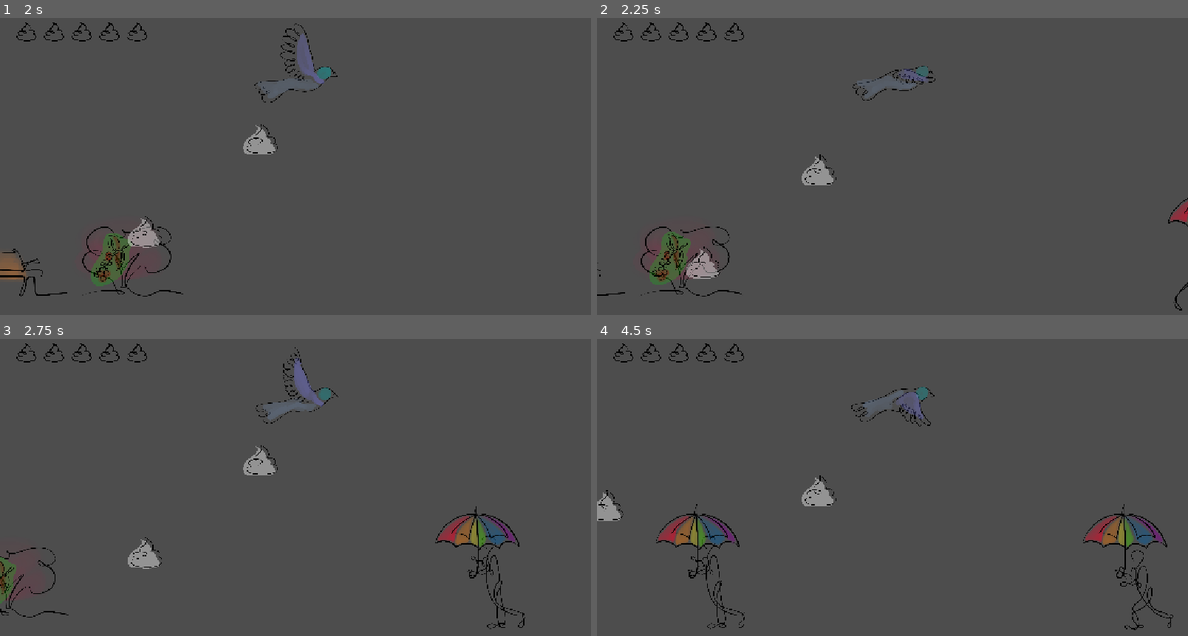
Above: before the commit, frames 1-4 (two rows, left to right).
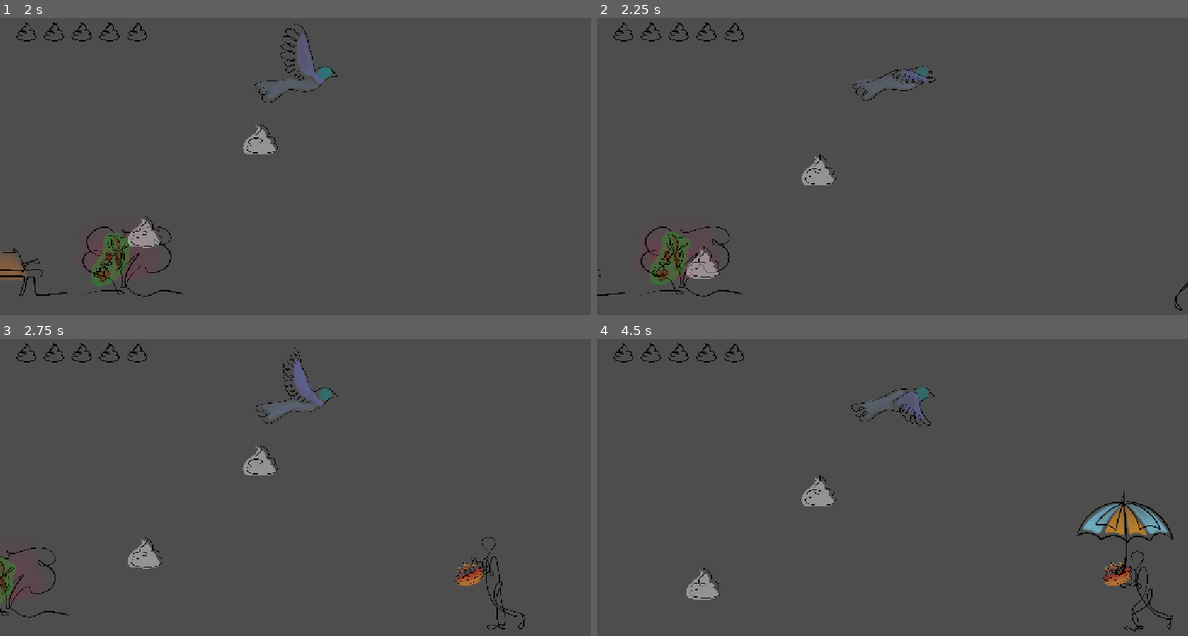
Above: after the commit, the same moments.

Repository: Argonbart/1Kackspiel
Game: Godot game, scene res://scenes/world.tscn
The game is run twice, just before and just after one commit, with the same random seed, the same clock (stepped at 60 frames per second) and the same inputs. The engine's default icon, where the game draws it, is replaced by a stand-in: a white triangle on a blue panel in a dark square.
Inputs (mouse positions are in pixels of both pictures, inside the frame that each line leads up to):
- Up to frame 1 (2 s): move the mouse to (425, 157) at 0.52 s; click (425, 157) at 0.67 s; move the mouse to (177, 190) at 1.27 s; click (177, 190) at 1.42 s
- Up to frame 2 (2.25 s): move the mouse to (951, 101) at 2.02 s; click (951, 101) at 2.17 s
- Up to frame 3 (2.75 s): no input
- Up to frame 4 (4.5 s): move the mouse to (862, 558) at 2.77 s; click (862, 558) at 2.92 s; move the mouse to (1069, 543) at 3.52 s; click (1069, 543) at 3.67 s; move the mouse to (715, 442) at 4.27 s; click (715, 442) at 4.42 s

Frame 1 is identical in both runs. In frame 2, 0.2% of the frame differs, in the area x 96-100%, y 60-71%; in frame 3, 1.3%; in frame 4, 3.7%, in the area x 0-98%, y 50-99%.

Commit message:
right hand slot

Diff:
--- a/1kackspiel/project.godot
+++ b/1kackspiel/project.godot
@@ -21,7 +21,6 @@
 
 [display]
 
-window/size/mode=4
 window/stretch/mode="canvas_items"
 
 [global_group]
--- a/1kackspiel/scenes/basic_human.tscn
+++ b/1kackspiel/scenes/basic_human.tscn
@@ -1,8 +1,9 @@
-[gd_scene load_steps=10 format=3 uid="uid://bfipa14gkf06n"]
+[gd_scene load_steps=11 format=3 uid="uid://bfipa14gkf06n"]
 
 [ext_resource type="Script" uid="uid://cq22hu7adpbap" path="res://scripts/basic_human.gd" id="1_x2wwd"]
 [ext_resource type="PackedScene" uid="uid://bf0hovtqbrhx3" path="res://scenes/umbrella.tscn" id="2_smnjy"]
 [ext_resource type="Texture2D" uid="uid://b003ppykcktrv" path="res://assets/human.png" id="3_smnjy"]
+[ext_resource type="PackedScene" uid="uid://dq1limn55dx7j" path="res://scenes/hotdog.tscn" id="3_xydof"]
 
 [sub_resource type="AtlasTexture" id="AtlasTexture_xydof"]
 atlas = ExtResource("3_smnjy")
@@ -45,9 +46,10 @@
 
 [node name="Basic Human" type="CharacterBody2D"]
 collision_layer = 0
-collision_mask = 3
+collision_mask = 2
 script = ExtResource("1_x2wwd")
 umbrella_scene = ExtResource("2_smnjy")
+hotdog_scene = ExtResource("3_xydof")
 
 [node name="AnimatedSprite2D" type="AnimatedSprite2D" parent="."]
 scale = Vector2(0.1, 0.1)
@@ -72,8 +74,11 @@
 position = Vector2(0.5, 0)
 shape = SubResource("RectangleShape2D_x2wwd")
 
-[node name="UmbrellaPoint" type="Node2D" parent="."]
-position = Vector2(0, -84)
+[node name="RightHandPoint" type="Node2D" parent="."]
+position = Vector2(49, -21)
+
+[node name="LeftHandPoint" type="Node2D" parent="."]
+position = Vector2(50, -54)
 
 [connection signal="timeout" from="TimerChangeDirection" to="." method="_on_timer_change_direction_timeout"]
 [connection signal="area_entered" from="Area2D" to="." method="_on_area_2d_area_entered"]
--- /dev/null
+++ b/1kackspiel/scenes/hotdog.tscn
@@ -0,0 +1,12 @@
+[gd_scene load_steps=2 format=3 uid="uid://dq1limn55dx7j"]
+
+[ext_resource type="Texture2D" uid="uid://cyxekmtvxo0po" path="res://assets/Fire_Hotdog.png" id="1_8fr40"]
+
+[node name="Node2D" type="Area2D"]
+
+[node name="Sprite2D" type="Sprite2D" parent="."]
+scale = Vector2(0.05, 0.05)
+texture = ExtResource("1_8fr40")
+
+[node name="CollisionPolygon2D" type="CollisionPolygon2D" parent="."]
+polygon = PackedVector2Array(0, -12, 29, -12, 29, 3, 14, 22, -8, 25, -19, 22, -26, 12, -23, 0)
--- a/1kackspiel/scenes/umbrella.tscn
+++ b/1kackspiel/scenes/umbrella.tscn
@@ -4,14 +4,17 @@
 [ext_resource type="Texture2D" uid="uid://dx4jq0fmi08cc" path="res://assets/umbrella.png" id="1_013dy"]
 
 [node name="Umbrella" type="Area2D"]
+scale = Vector2(0.205, 0.205)
 collision_mask = 3
 script = ExtResource("1_6qus1")
 
 [node name="Sprite2D" type="Sprite2D" parent="."]
+position = Vector2(-15, 200)
 texture = ExtResource("1_013dy")
+offset = Vector2(8, -435)
 
 [node name="CollisionShape2D" type="CollisionPolygon2D" parent="."]
-position = Vector2(-95.5, -149.5)
-polygon = PackedVector2Array(71.5, -133.5, 132.5, -143.5, 228.5, -140.5, 279.5, -129.5, 386.5, -95.5, 494.5, -28.5, 591.5, 82.5, 649.5, 209.5, 198.5, 227.5, -264.5, 184.5, -217.5, 68.5, -133.5, -35.5, 15.5, -111.5)
+position = Vector2(-78.0488, -380.488)
+polygon = PackedVector2Array(60.5, -142.5, 132.5, -143.5, 196.5, -141.5, 287.5, -129.5, 388.5, -96.5, 492.5, -30.5, 596.5, 106.5, 637.5, 215.5, 198.5, 227.5, -271.5, 185.5, -227.5, 72.5, -146.5, -25.5, -52.5, -93.5)
 
 [connection signal="area_entered" from="." to="." method="_on_area_entered"]
--- a/1kackspiel/scripts/basic_human.gd
+++ b/1kackspiel/scripts/basic_human.gd
@@ -1,35 +1,50 @@
 extends CharacterBody2D
 
-@onready var umbrella_point := $UmbrellaPoint
+@onready var left_hand_point := $LeftHandPoint
+@onready var right_hand_point := $RightHandPoint
 
 @export var life = 1;
 @export var umbrella_scene: PackedScene
+@export var hotdog_scene: PackedScene
 
 var movement_direction: bool = true
 var random_number:int = randi_range(-5, 5) % 100
-var umbrella
+var lefthand_item
+var righthand_item
 
 func _ready() -> void:
 
-	if randf() < 1:
-		spawn_umbrella()
+	if (randf() <= 0.8) && (randf() > 0.1):
+		spawn_lefthand(umbrella_scene)
+	if randf() < 0.1:
+		print("spawn net")
+
+	if randf() <= 0.8:
+		spawn_righthand(hotdog_scene)
+
 
 func _physics_process(_delta) -> void:
+
 
 	if random_number > 0:
 		$AnimatedSprite2D.flip_h = true
 		move_and_collide(Vector2(-2, 0))
-		if umbrella:
-			umbrella.position.x = -60
+		if lefthand_item:
+			left_hand_point.position.x = -60
+		if righthand_item:
+			right_hand_point.position.x = -60
 	else:
 		$AnimatedSprite2D.flip_h = false
 		move_and_collide(Vector2(2, 0))
-		umbrella.position.x = 60
-
+		if lefthand_item:
+			left_hand_point.position.x = 40
+		if righthand_item:
+			right_hand_point.position.x = 40
 
 func _on_timer_change_direction_timeout() -> void:
+	#randomisierte Nummer für zufälligen Richtungswechsel
 	random_number = randi_range(-5, 5) % 100
-	print(random_number)
+
 
 
 func _on_area_2d_area_entered(area: Area2D) -> void:
@@ -40,8 +55,21 @@
 				queue_free()
 
 
-func spawn_umbrella():
-	umbrella = umbrella_scene.instantiate()
-	umbrella.scale = Vector2(0.18, 0.18)
-	umbrella.position = Vector2.ZERO
-	umbrella_point.add_child(umbrella)
+func spawn_lefthand(item):
+	lefthand_item = item.instantiate()
+	#lefthand_item.scale = Vector2(0.18, 0.18)
+	lefthand_item.position = Vector2.ZERO
+	left_hand_point.add_child(lefthand_item)
+
+
+func spawn_righthand(item):
+	righthand_item = item.instantiate()
+	#righthand_item.scale = Vector2(0.18, 0.18)
+	righthand_item.position = Vector2.ZERO
+	right_hand_point.add_child(righthand_item)
+
+#func spawn_umbrella():
+	#umbrella = umbrella_scene.instantiate()
+	#umbrella.scale = Vector2(0.18, 0.18)
+	#umbrella.position = Vector2.ZERO
+	#left_hand_point.add_child(umbrella)
Binary file added: 1kackspiel/assets/Fire_Hotdog.png
Not shown, added: 1kackspiel/assets/Fire_Hotdog.png.import
Binary file added: 1kackspiel/assets/net.png
Not shown, added: 1kackspiel/assets/net.png.import
Binary file changed: 1kackspiel/assets/umbrella.png
Binary file added: 1kackspiel/assets/umbrella_alt.png
Not shown, added: 1kackspiel/assets/umbrella_alt.png.import
Not shown: 1 places in 1kackspiel/scenes/world.tscn that only renumber resources
